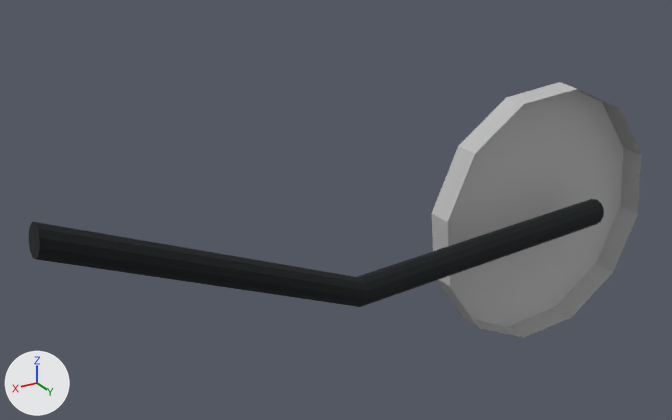
One commit to the FBX model Assets/_Project/Addressables/Remote/StageProps/Chapter_01_pixel/FBX/Sign1.fbx: the scene before it, then after it.
One viewpoint serves both versions: a camera (50 mm lens) standing at (1.531, 1.449, 0.921) and looking at (0.549, -0.187, 0.104). Arrows for +X, +Y and +Z are at lower left; the lights stay in place. The first picture is the older version. Where no turn or scale is listed for an object, it has been applied to the vertices.

Script lines for the objects in view, before the commit:
```python
me_cylinder_001 = bpy.data.meshes.new('Cylinder.001')
me_cylinder_001.from_pydata(...)  # 60 vertices, 39 faces; spans x -0.32..1.24, y -0.03..0.11, z -0.32..0.32
# faces by material slot: [13, 26]
me_cylinder_001.materials.append(mat_02___default_001)  # grey #bcbcbc
me_cylinder_001.materials.append(mat_material_004)  # dark grey #404345
ob_cube_009 = bpy.data.objects.new('Cube.009', me_cylinder_001)
ob_cube_009.location = (0.0, -0.125, 0.0)
```
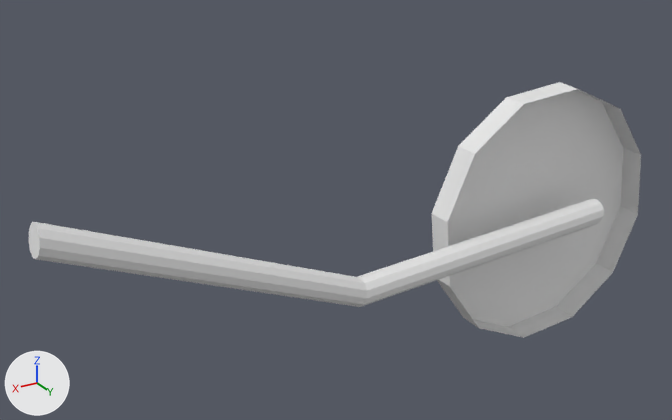
The newer file is also turned or shifted as a whole; pictures and numbers use the older file's frame.

Pixel boxes [x1, y1, x2, y2] of what changed, in the pictures (672 x 420 px):
part 1 of me_cylinder_001, recoloured (grey to white): [431, 82, 641, 338] in both
part 2 of me_cylinder_001, recoloured (dark grey to white): [29, 199, 604, 307] in both

Patch to the scene script:
```diff
--- a/Assets/_Project/Addressables/Remote/StageProps/Chapter_01_pixel/FBX/Sign1.fbx.py
+++ b/Assets/_Project/Addressables/Remote/StageProps/Chapter_01_pixel/FBX/Sign1.fbx.py
@@ me_cylinder_001 @@
 me_cylinder_001.from_pydata(...)  # 60 vertices, 39 faces; spans x -0.32..1.24, y -0.03..0.11, z -0.32..0.32
 # used by ob_cube_009; location = (0.0, -0.125, 0.0)
+# me_cylinder_001 part 1: all 13 faces that had it switch from mat_02___default_001 (grey #bcbcbc) to no material
+# me_cylinder_001 part 2: all 26 faces that had it switch from mat_material_004 (dark grey #404345) to no material
```
